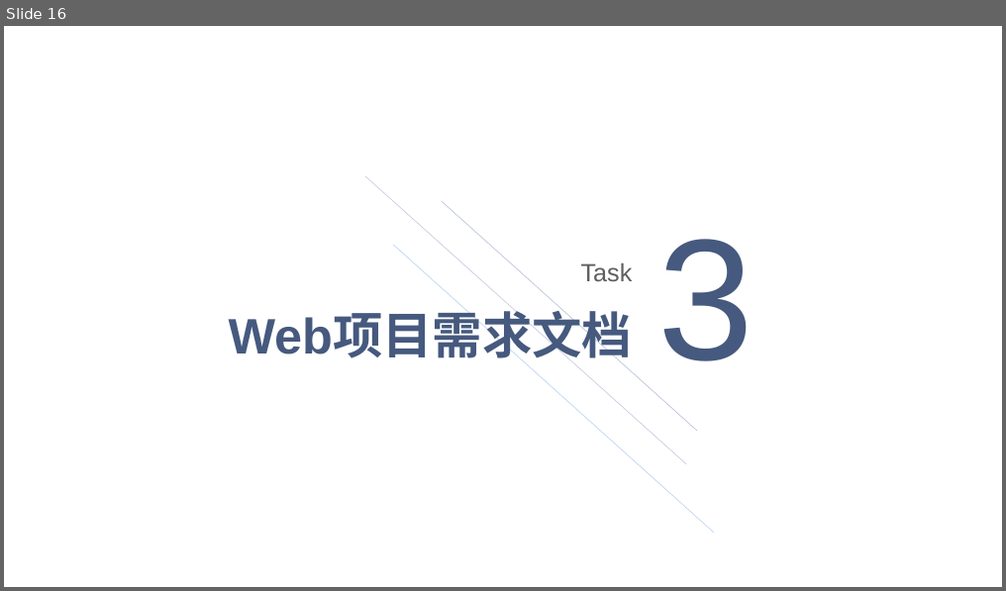
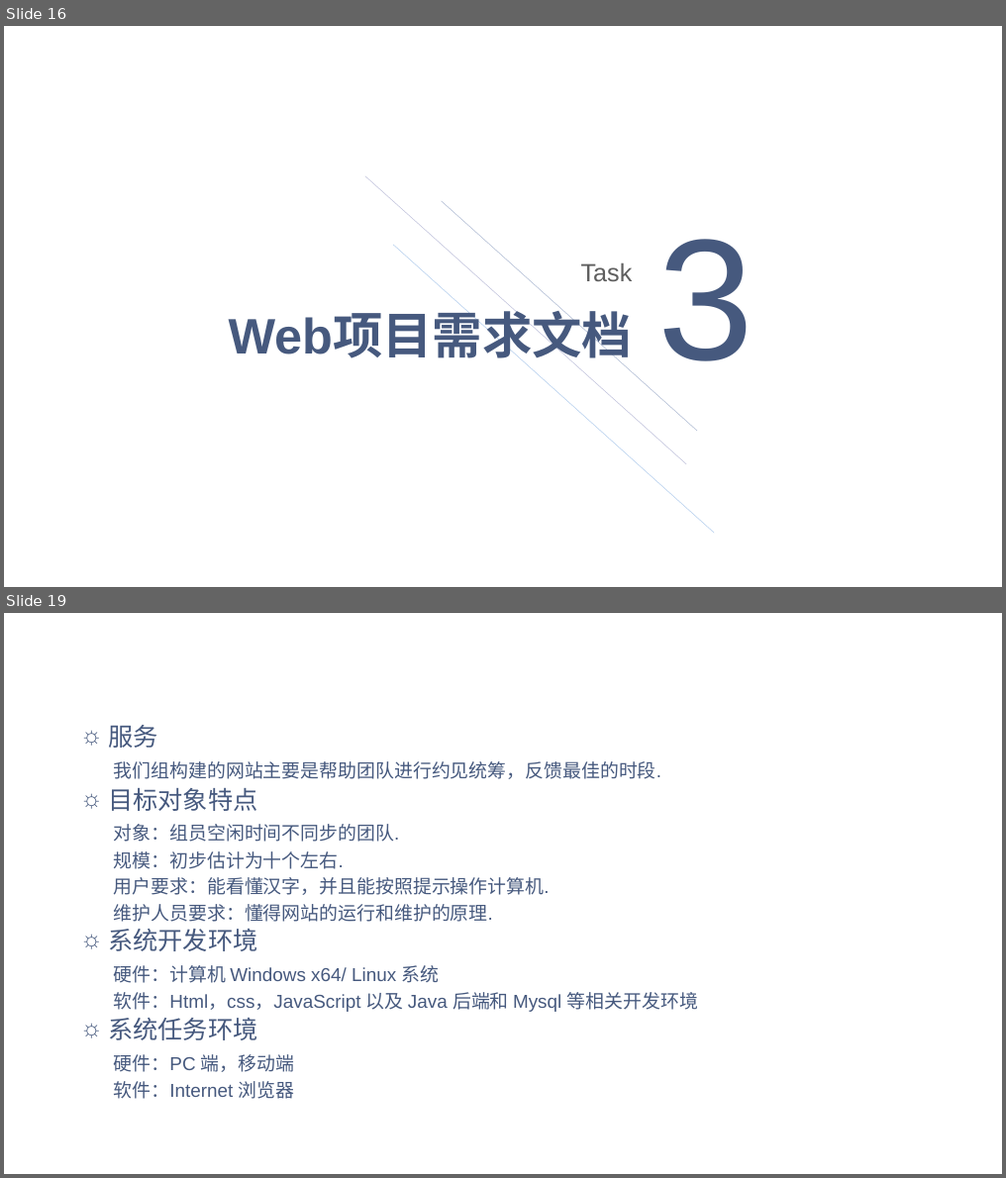
Before and after one commit to Weeeeeb/WebProject, a slide deck: ppt/Web工程大作业.pptx. Shown one above the other, each under a label of ours: slide 16 before the commit, slides 16 and 19 after it; the slides between them are not shown. The pictures are 1006x591 and 1006x1178 pixels, drawn with LibreOffice and Linux fonts; fonts in the diff are those of the drawing; background and template pictures are left out. Boxes give left, top, right and bottom in pixels: in the first picture for what was removed or moved away, otherwise in the second. Text is boxed around its words. In the diff, an @@ line names an element or a change of style, - is before the commit and + after.

```diff
--- a/ppt/Web工程大作业.pptx
+++ b/ppt/Web工程大作业.pptx
@@ slide 19 added at (4, 613, 1002, 1174), background picture (left out) @@
@@ text added at (108, 725, 698, 1099), 18 pt, text #46597E @@
+☼ 服务
+我们组构建的网站主要是帮助团队进行约见统筹，反馈最佳的时段.
+☼ 目标对象特点
+对象：组员空闲时间不同步的团队.
+规模：初步估计为十个左右.
+用户要求：能看懂汉字，并且能按照提示操作计算机.
+维护人员要求：懂得网站的运行和维护的原理.
+☼ 系统开发环境
+硬件：计算机 Windows x64/ Linux 系统
+软件：Html，css，JavaScript 以及 Java 后端和 Mysql 等相关开发环境
+☼ 系统任务环境
+硬件：PC 端，移动端
+软件：Internet 浏览器
@@ title added at (108, 1018, 257, 1041), 48 pt, text #FFFFFF, bold @@
+Web项目需求文档#任务概述
```
Also in this commit, not shown: 16 slides changed, 23 other slides added, 5 slides removed.
